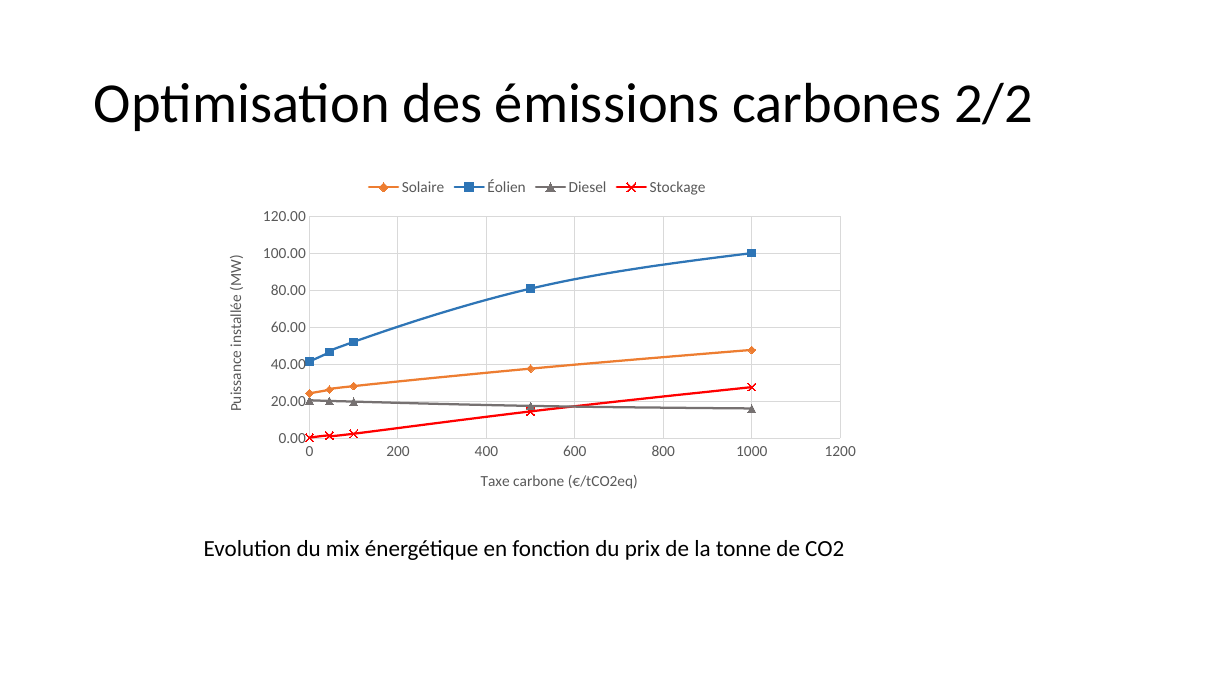
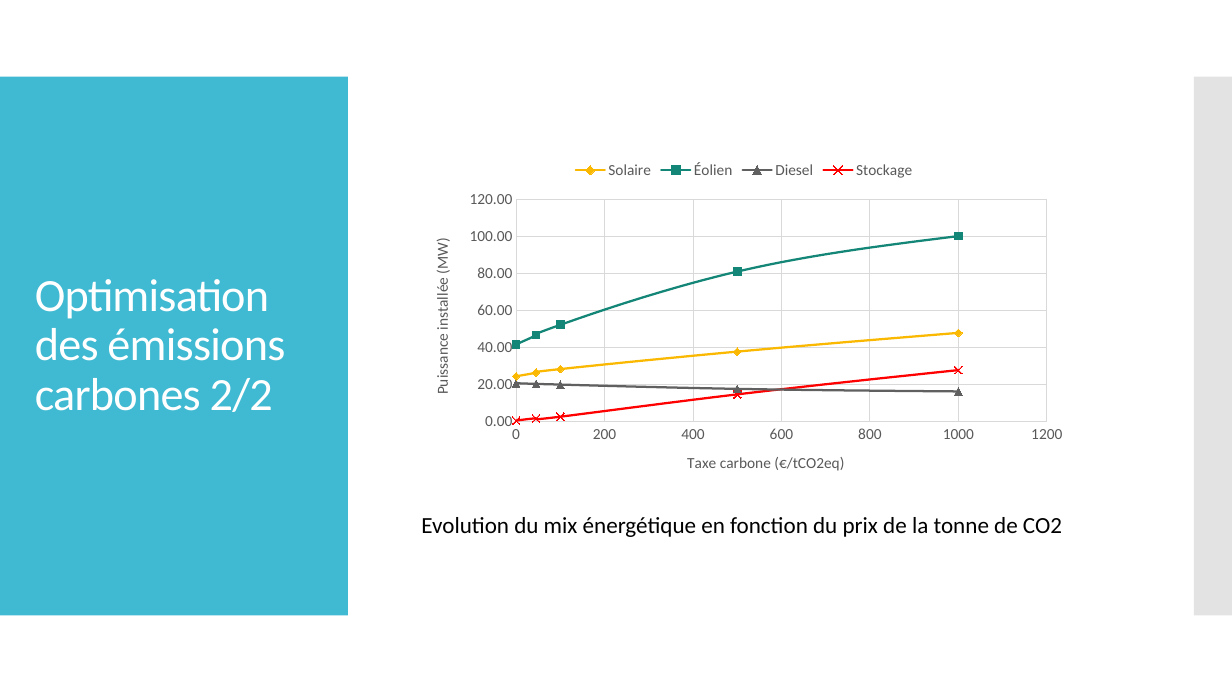
Before and after one commit to cledat/Projet-EA314, a slide deck: slide 6 of rapport.pptx (slide 7 before the commit). Drawn at 1232x693 pixels with LibreOffice and Linux fonts; fonts in the diff are those of the drawing. Boxes give left, top, right and bottom in pixels: in the first picture for what was removed or moved away, otherwise in the second. Text is boxed around its words. In the diff, an @@ line names an element or a change of style, - is before the commit and + after.

```diff
--- a/rapport.pptx
+++ b/rapport.pptx
@@ rectangle added at [0, 77, 348, 616], fill #40BAD2 @@
@@ rectangle added at [1194, 77, 1232, 616], fill #C8C8C8 at 50% opacity @@
@@ title "Optimisation des émissions carbones 2/2": place and size @@
-title "Optimisation des émissions carbones 2/2" at [94, 82, 1033, 131]
+title "Optimisation des émissions carbones 2/2" at [35, 279, 285, 412]
@@ title "Optimisation des émissions carbones 2/2" at [35, 279, 285, 412]: size 44 to 36 pt, text colour #000000 to #FFFFFF, letter spacing 0 to -0.6 pt @@
@@ scatter smooth chart at [412, 151, 1076, 493] @@
@@ colour of Solaire #ED7D31 to #FAB900 @@
@@ colour of Éolien #2E75B6 to #138677 @@
@@ colour of Diesel #767171 to #606060 @@
@@ scatter smooth chart: place and size @@
-scatter smooth chart at [206, 168, 870, 510]
+scatter smooth chart at [412, 151, 1076, 493]
@@ text "Evolution du mix énergétique en ...": place and size @@
-text "Evolution du mix énergétique en ..." at [204, 540, 844, 560]
+text "Evolution du mix énergétique en ..." at [421, 517, 1062, 537]
```
Also in this commit, not shown: 16 other slides changed, 3 slides removed, 1 other file.
